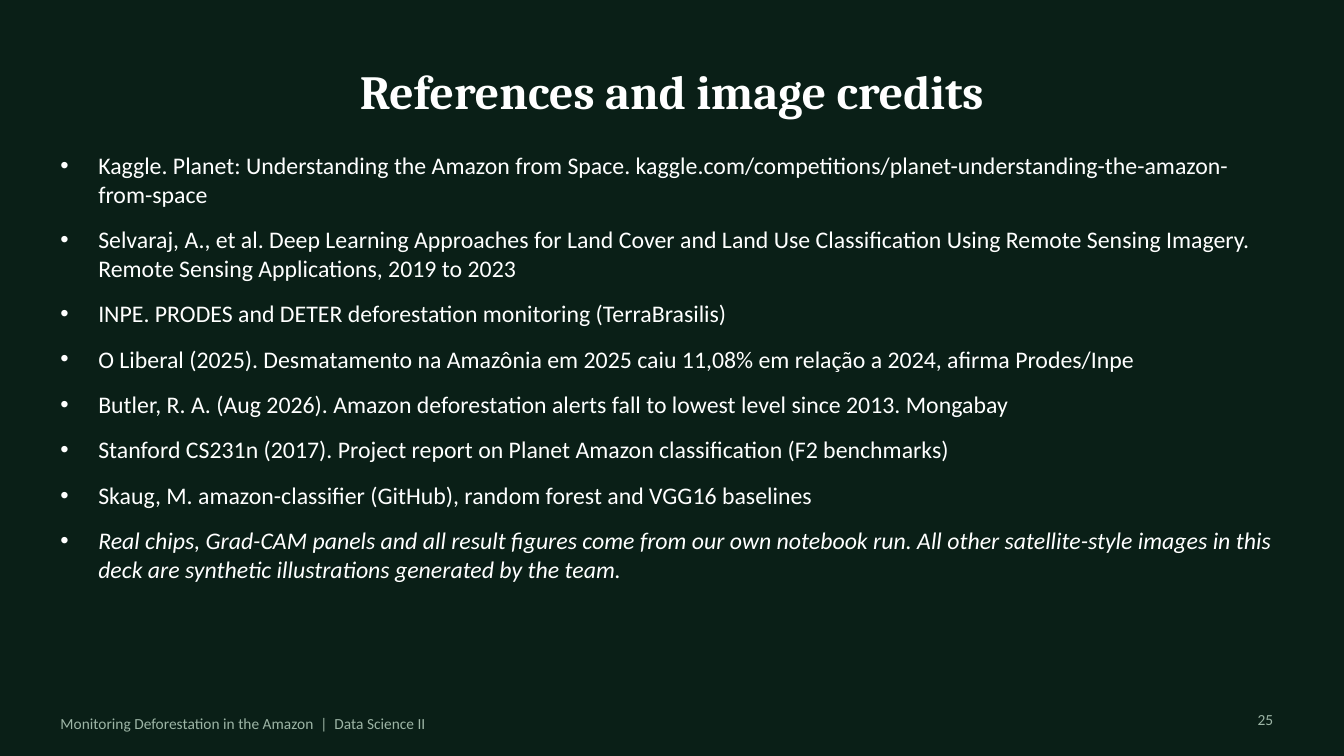
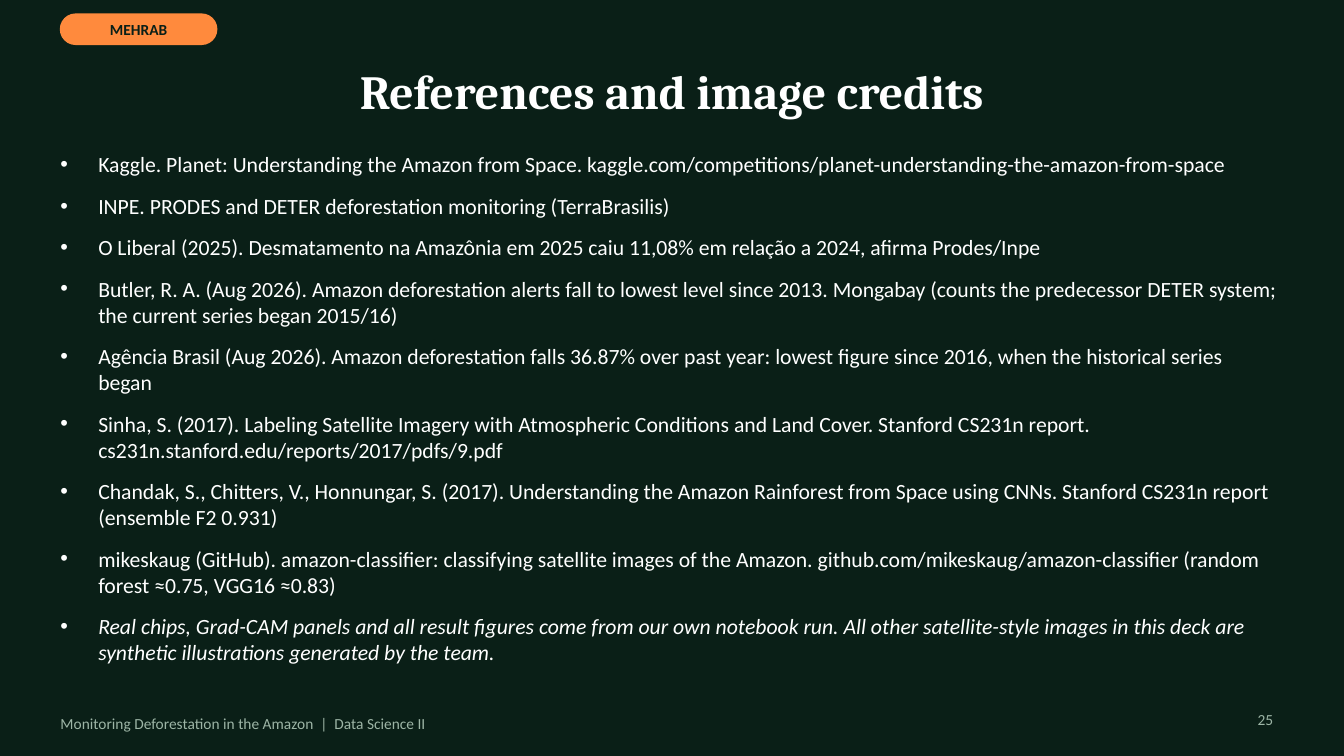
Before and after one commit to MehrabAzan/Amazon-Deforestation, a slide deck: slide 25 of Amazon_Deforestation_DeepLearning.pptx. Drawn at 1344x756 pixels with LibreOffice and Linux fonts; fonts in the diff are those of the drawing. Boxes give left, top, right and bottom in pixels: in the first picture for what was removed or moved away, otherwise in the second. Text is boxed around its words. In the diff, an @@ line names an element or a change of style, - is before the commit and + after.

```diff
--- a/Amazon_Deforestation_DeepLearning.pptx
+++ b/Amazon_Deforestation_DeepLearning.pptx
@@ rounded rectangle added at <box>60,14,217,44</box>, fill #FF8A3D, outline #FF8A3D 1 pt @@
@@ text added at <box>110,25,167,35</box>, 11 pt, text #0A1F17, bold @@
+MEHRAB
@@ text at <box>98,157,1244,664</box>: size 17 to 15.5 pt in "Kaggle. Planet: Understanding the Amazon from Space. ...", "INPE. PRODES and DETER deforestation monitoring (TerraBrasil ...", "O Liberal (2025). Desmatamento na Amazônia em ...", "Real chips, Grad-CAM panels and all result ..."; less space between paragraphs @@
@@ text at <box>98,231,1249,281</box>: paragraph removed @@
-• Selvaraj, A., et al. Deep Learning Approaches for Land Cover and Land Use Classification Using Remote Sensing Imagery. Remote Sensing Applications, 2019 to 2023
@@ text at <box>98,281,1276,596</box>: text changed; size 17 to 15.5 pt @@
-• Butler, R. A. (Aug 2026). Amazon deforestation alerts fall to lowest level since 2013. Mongabay
-• Stanford CS231n (2017). Project report on Planet Amazon classification (F2 benchmarks)
-• Skaug, M. amazon-classifier (GitHub), random forest and VGG16 baselines
+• Butler, R. A. (Aug 2026). Amazon deforestation alerts fall to lowest level since 2013. Mongabay (counts the predecessor DETER system; the current series began 2015/16)
+• Agência Brasil (Aug 2026). Amazon deforestation falls 36.87% over past year: lowest figure since 2016, when the historical series began
+• Sinha, S. (2017). Labeling Satellite Imagery with Atmospheric Conditions and Land Cover. Stanford CS231n report. cs231n.stanford.edu/reports/2017/pdfs/9.pdf
+• Chandak, S., Chitters, V., Honnungar, S. (2017). Understanding the Amazon Rainforest from Space using CNNs. Stanford CS231n report (ensemble F2 0.931)
+• mikeskaug (GitHub). amazon-classifier: classifying satellite images of the Amazon. github.com/mikeskaug/amazon-classifier (random forest ≈0.75, VGG16 ≈0.83)
```
Also in this commit, not shown: 23 other slides changed, 1 slide added, 1 slide removed.
